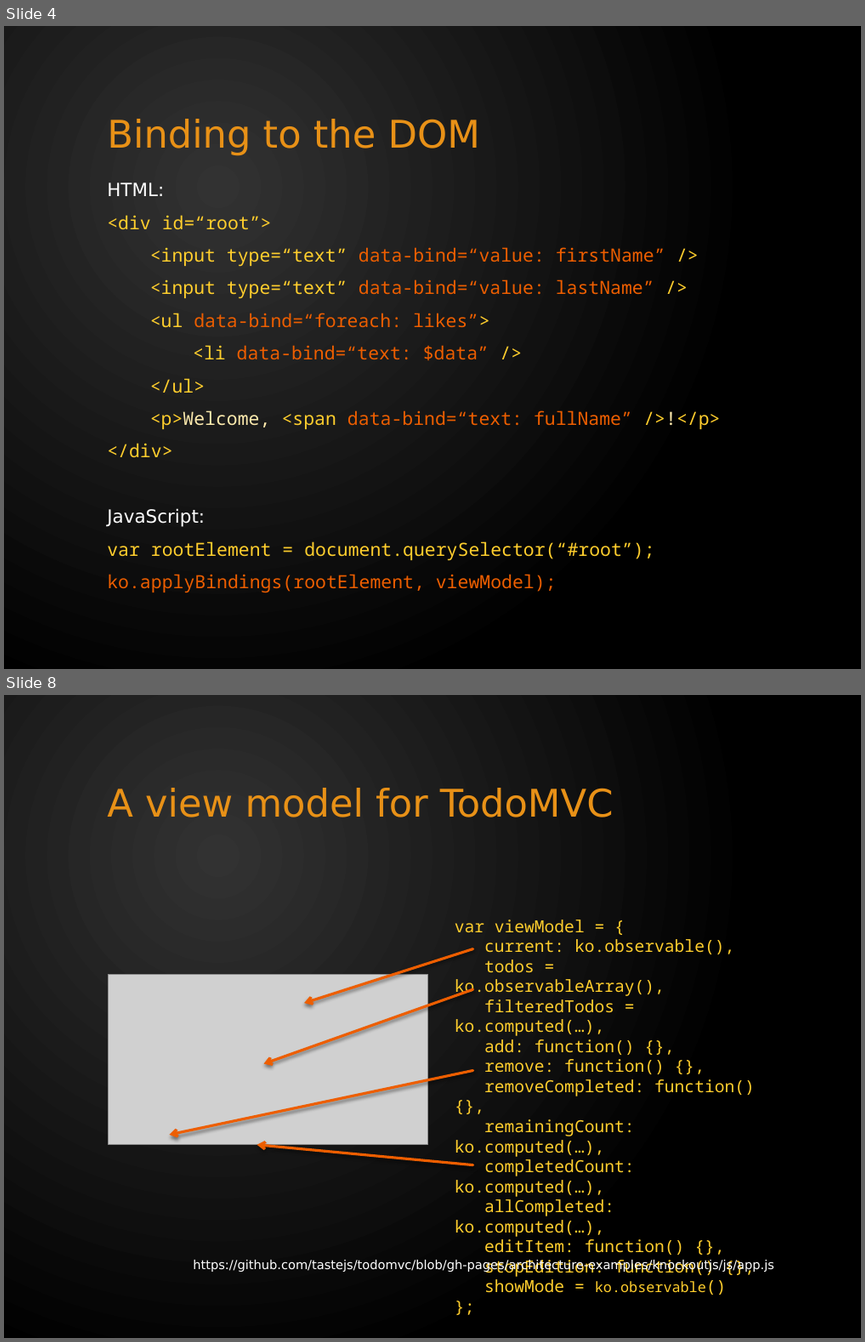
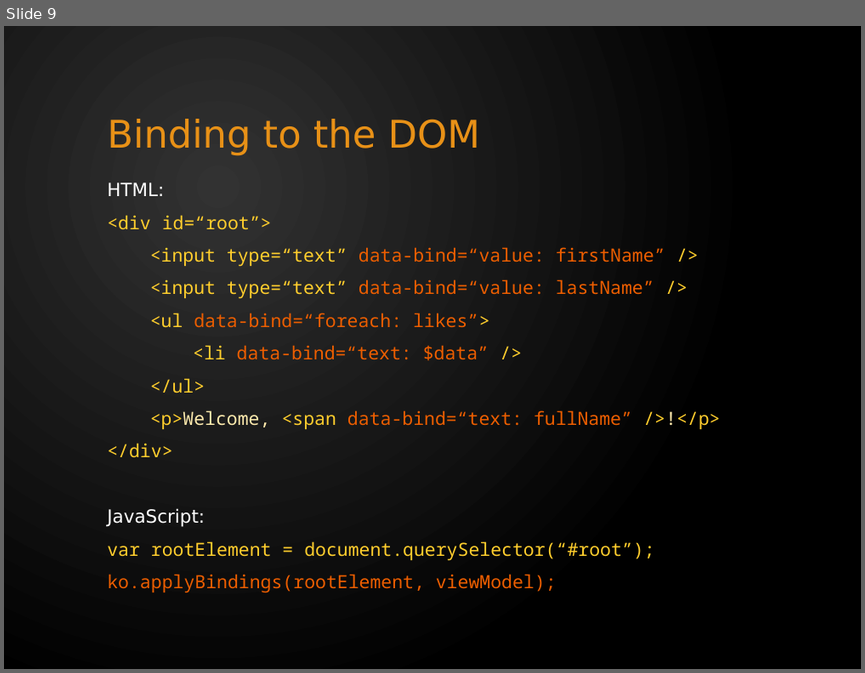
Before and after one commit to tomas-skalicky/c24.PizzaDiNoccatello, a slide deck: docs/Knockout - Quick Intro.pptx. Shown one above the other, each under a label of ours: slides 4 and 8 before the commit, slide 9 after it; the slides between them are not shown. The pictures are 865x1342 and 865x673 pixels, drawn with LibreOffice and Linux fonts; fonts in the diff are those of the drawing; grey boxes stand for pictures. Boxes give left, top, right and bottom in pixels: in the first picture for what was removed or moved away, otherwise in the second. Text is boxed around its words. In the diff, an @@ line names an element or a change of style, - is before the commit and + after.

```diff
--- a/docs/Knockout - Quick Intro.pptx
+++ b/docs/Knockout - Quick Intro.pptx
@@ slide 8 removed at (x1=4, y1=695, x2=861, y2=1338), background gradient #323232 to #000000 @@
@@ title removed at (x1=107, y1=788, x2=613, y2=817) @@
-A view model for TodoMVC
@@ text removed at (x1=454, y1=919, x2=755, y2=1293) @@
-var viewModel = {
-current: ko.observable(),
-todos = ko.observableArray(),
-filteredTodos = ko.computed(…),
-add: function() {},
-remove: function() {},
-removeCompleted: function() {},
-remainingCount: ko.computed(…),
-completedCount: ko.computed(…),
-allCompleted: ko.computed(…),
-editItem: function() {},
-stopEdition: function() {},
-showMode = ko.observable()
-};
@@ arrow removed from (472, 948) to (304, 1003) @@
@@ picture removed at (x1=109, y1=975, x2=427, y2=1145) @@
@@ arrow removed from (472, 990) to (263, 1063) @@
@@ arrow removed from (472, 1071) to (170, 1134) @@
@@ arrow removed from (472, 1164) to (256, 1145) @@
@@ text removed at (x1=193, y1=1259, x2=774, y2=1272) @@
-https://github.com/tastejs/todomvc/blob/gh-pages/architecture-examples/knockoutjs/js/app.js
@@ what was slide 4 is now slide 9 @@
```
Also in this commit, not shown: 23 slides added, 4 other slides removed.
